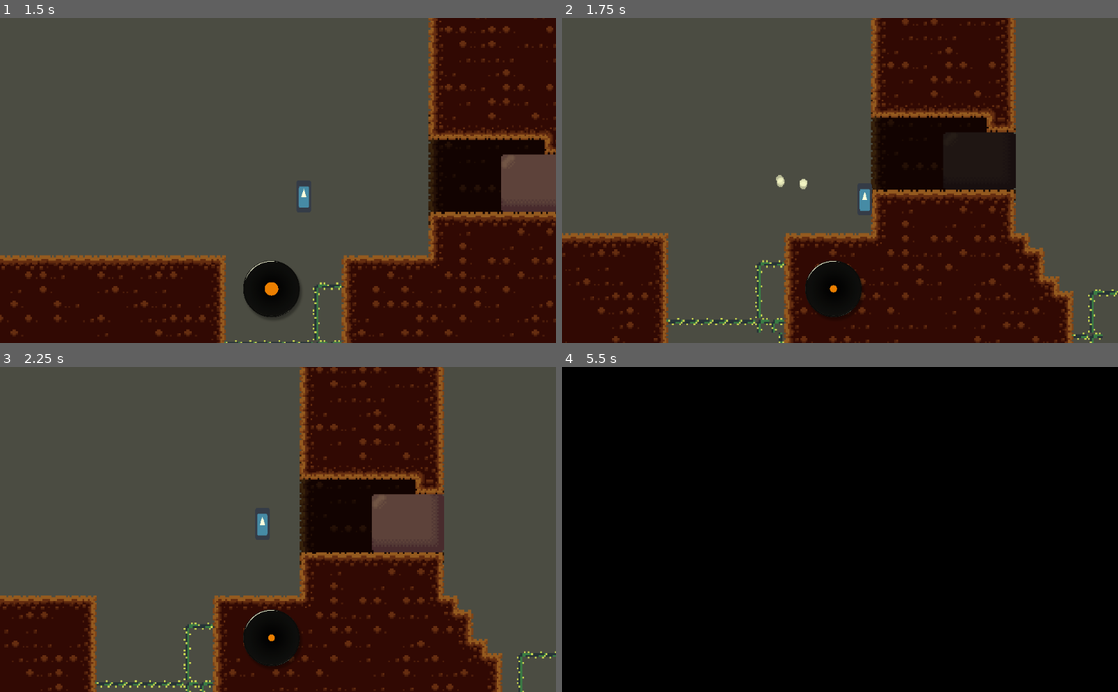
Above: before the commit, frames 1-4 (two rows, left to right).
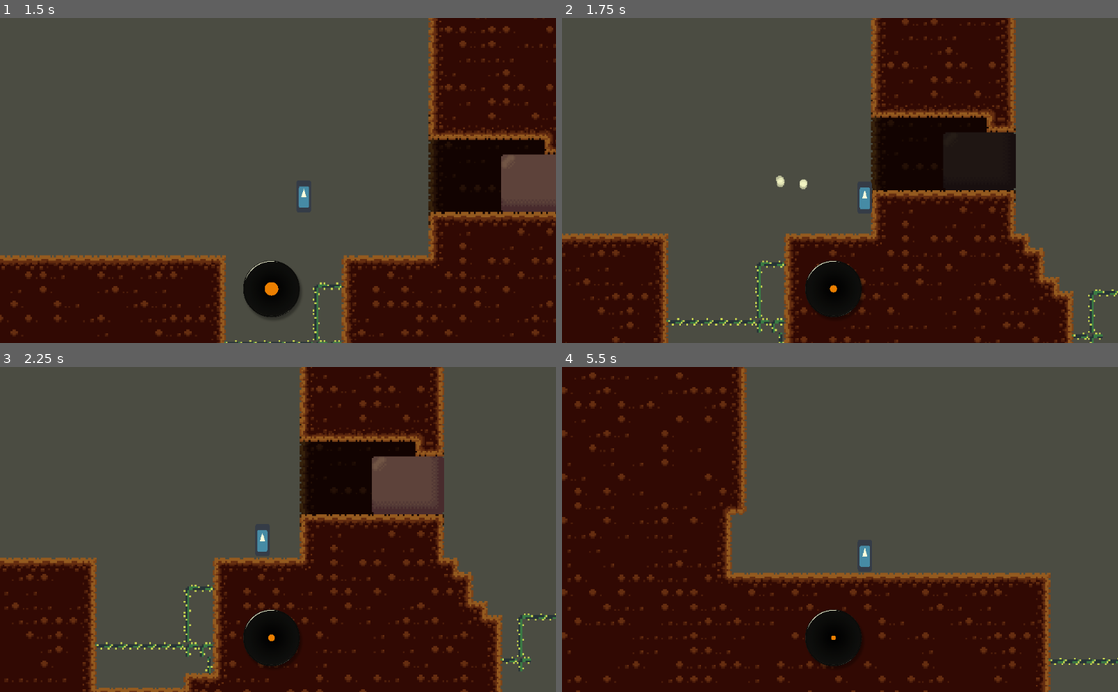
Above: after the commit, the same moments.

Repository: aridai-shi/gmtk2020
Game: Godot game, scene res://GameLoader.tscn
Two runs of this game, one before a commit and one after it. Both use one fixed random seed, a clock stepped at 60 frames per second and the inputs below. The engine's default icon, where the game draws it, is replaced by a stand-in: a white triangle on a blue panel in a dark square. Sound files missing from this copy of the repository are replaced by a short silence.
Inputs:
- Up to frame 1 (1.5 s): hold Right (ui_right) from 0.53 s (still down); tap Space (ui_select) at 0.77 s
- Up to frame 2 (1.75 s): keep holding Right (ui_right); tap Space (ui_select) at 1.52 s
- Up to frame 3 (2.25 s): release Right (ui_right) at 2.03 s; hold Left (ui_left) from 2.03 s (still down)
- Up to frame 4 (5.5 s): release Left (ui_left) at 2.78 s; hold Right (ui_right) 2.78-4.28 s; tap Space (ui_select) at 3.02, 3.77, 4.52 s; hold Left (ui_left) 4.28-5.03 s; hold Right (ui_right) from 5.03 s (still down)

Frame 1 is identical in both runs. In frame 2, 0.5% of the frame differs, in the area x 0-100%, y 1-100%; in frame 3, 20%; in frame 4, 99%, in the area x 0-100%, y 0-100%.

Commit message:
Added wall jumping

Diff:
--- a/Player/Player.gd
+++ b/Player/Player.gd
@@ -17,9 +17,16 @@
 	var horiz = Input.get_action_strength("ui_right") - Input.get_action_strength("ui_left")
 	if is_on_floor():
 		$CoyoteTimer.start(0.09)
-	if !jumping and $JumpBufferTimer.time_left > 0 and $CoyoteTimer.time_left > 0:
+	if is_on_wall() && velocity.y > 10:
+		velocity.y = velocity.y/3
+	if !jumping and $JumpBufferTimer.time_left > 0 && ($CoyoteTimer.time_left > 0||is_on_wall()):
 		jumping = true
 		velocity.y = jump_speed
+		if is_on_wall():
+			if $AnimatedSprite.flip_h:
+				velocity.x += run_speed*20
+			else:
+				velocity.x += run_speed*-20
 	if horiz > 0:
 		velocity.x += accel*run_speed
 		$AnimatedSprite.flip_h = false
